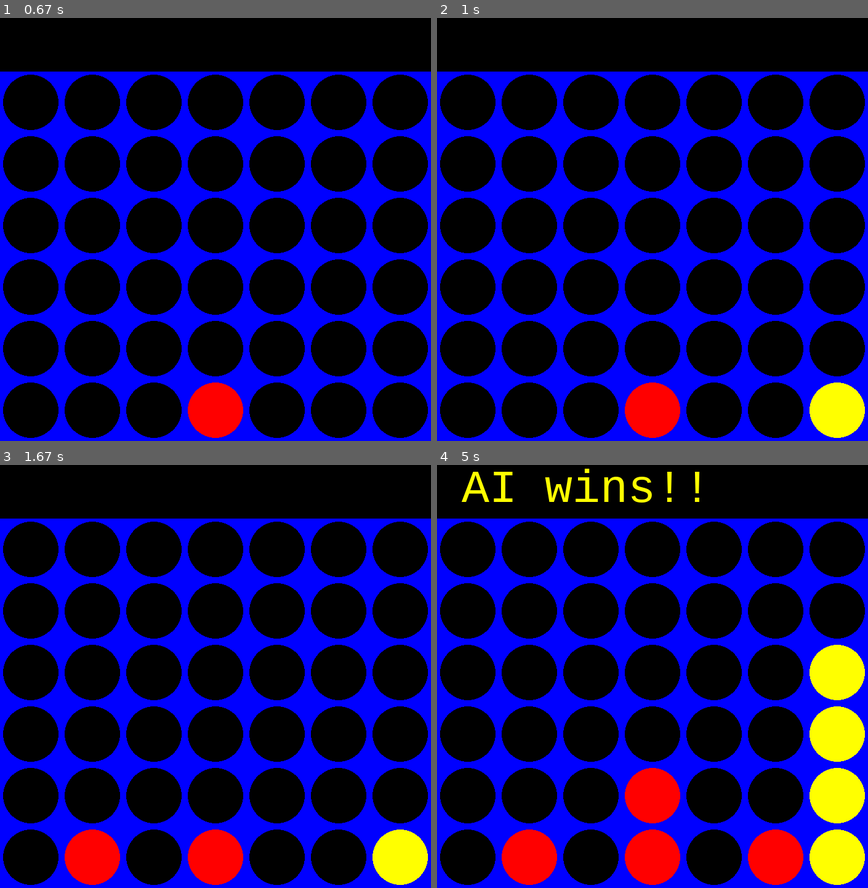
Above: before the commit, frames 1-4 (two rows, left to right).
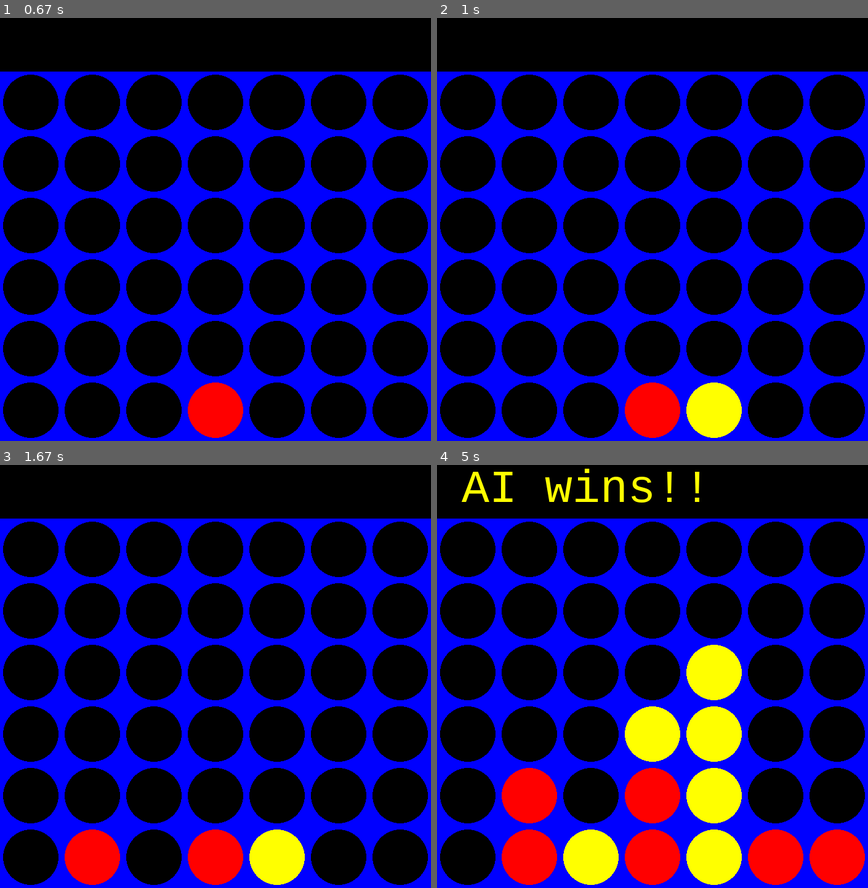
Above: after the commit, the same moments.

Repository: sam-coleman/Connect_4
Game: pygame game, started from connect4_pygame.py
Same seed, same stepped clock (60 frames per second), same inputs: the game is played once before the commit and once after it.
Inputs (mouse positions are in pixels of both pictures, inside the frame that each line leads up to):
- Up to frame 1 (0.67 s): click (215, 225) at 0.38 s
- Up to frame 2 (1 s): no input
- Up to frame 3 (1.67 s): click (103, 511) at 1.22 s
- Up to frame 4 (5 s): click (652, 727) at 1.88 s; click (803, 786) at 2.72 s; click (527, 587) at 3.62 s; click (807, 769) at 4.28 s

Frame 1 is identical in both runs. In frame 2, 2.6% of the frame differs, in the area x 57-100%, y 86-100%; in frame 3, 2.6%; in frame 4, 14%, in the area x 15-100%, y 42-100%.

Commit message:
Fix typo

Diff:
--- a/connect4_pygame.py
+++ b/connect4_pygame.py
@@ -144,7 +144,7 @@
 
 			# # Ask for Player 2 Input
 			if turn == AI and not game_over:
-				col = ai.minimax(np.flip(board, 0), AI, 1)[1] # move is the column
+				col = ai.minimax(np.flip(board, 0), AI, 4)[1] # move is the column
 
 				if is_valid_location(board, col):
 					pygame.time.wait(500)
